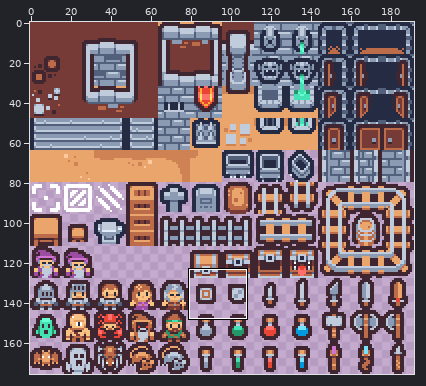
Edited in one commit: sprite sheet (assets/sprites/mini-dungeon-tiles.png). Above: a wide view before the commit, with the close-up outlined.
Close-up. Earlier state:
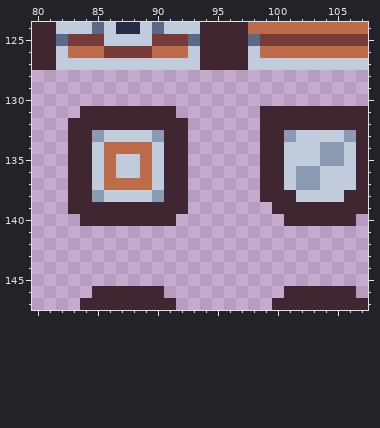
The file is 192x176 pixels. Shown: x 80..107, y 124..147.
The result:
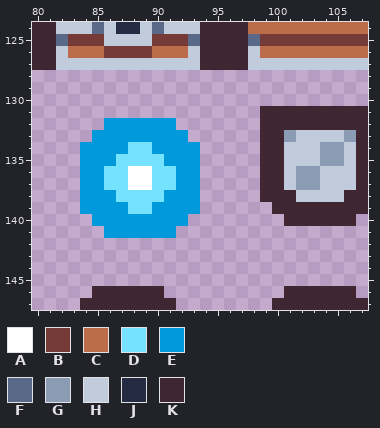
Palette (. is transparent): A #ffffff  B #763b36  C #bd6c4a  D #75e3ff  E #0099db  F #5a6988  G #8b9bb4  H #c0cbdc  J #262b44  K #3f2631
What changed:
Changed rows in their new state; - is an unchanged pixel.
first column x 83:
131 -........--
132 ...EEEEEE.-
133 ..EEEEEEEE-
134 .EEEEDDEEEE
135 .EEEDDDDEEE
136 .EEDDAADDEE
137 .EEDDAADDEE
138 .EEEDDDDEEE
139 .EEEEDDEEEE
140 -.EEEEEEEE-
141 ---EEEEEE--
Where, in picture pixels (left, top, right, bottom), the same in both close-ups:
changed: (68, 106, 200, 238)
